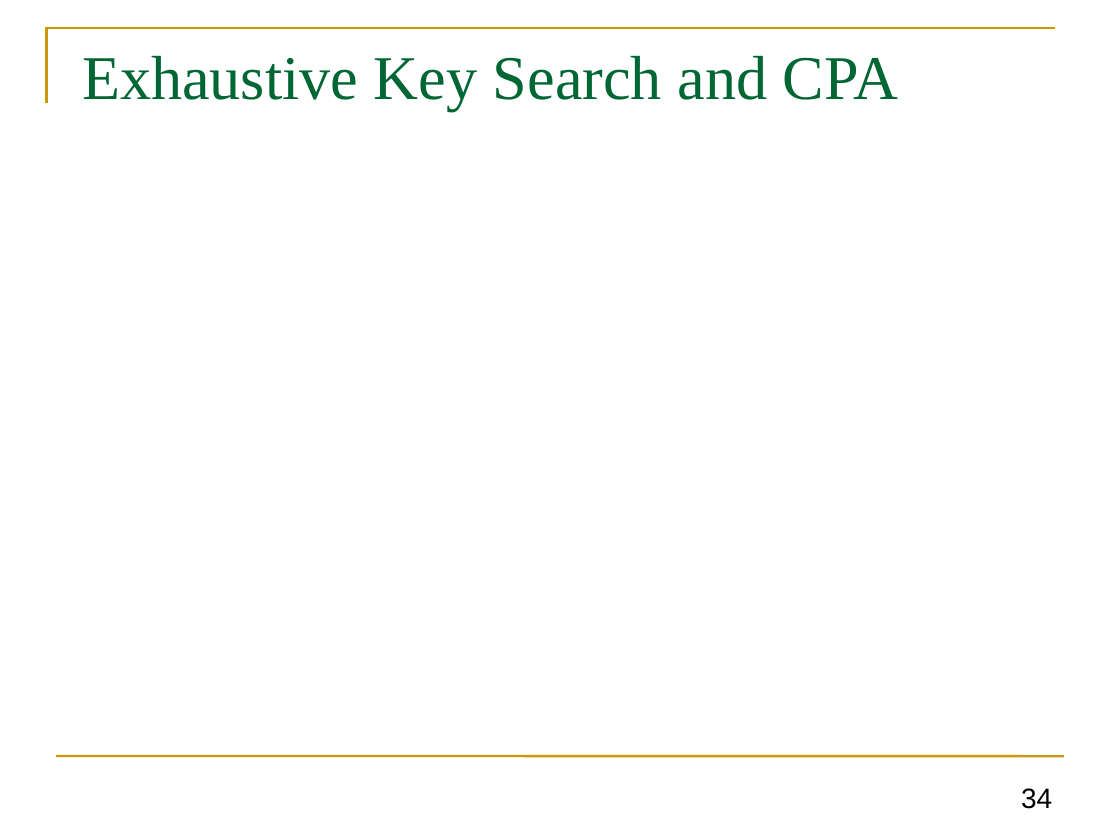
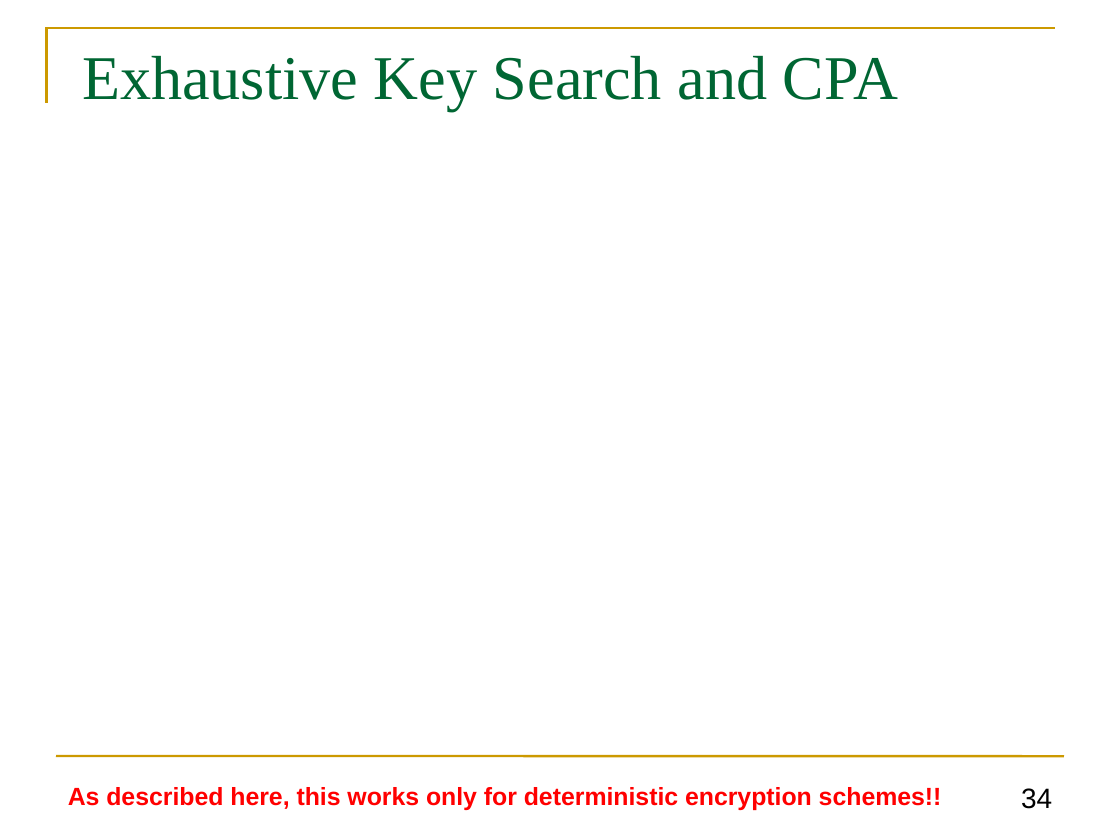
Before and after one commit to GhadaAlmashaqbeh/GhadaAlmashaqbeh.github.io, a slide deck: slide 34 of courses/cse3400-f2025/lecture2.pptx. Drawn at 1120x840 pixels with LibreOffice and Linux fonts; fonts in the diff are those of the drawing; grey boxes stand for pictures. Boxes give left, top, right and bottom in pixels: in the first picture for what was removed or moved away, otherwise in the second. Text is boxed around its words. In the diff, an @@ line names an element or a change of style, - is before the commit and + after.

```diff
--- a/courses/cse3400-f2025/lecture2.pptx
+++ b/courses/cse3400-f2025/lecture2.pptx
@@ text added at (x1=68, y1=787, x2=942, y2=810), 16 pt, text #FF0000, bold @@
+As described here, this works only for deterministic encryption schemes!!
```
Also in this commit, not shown: 3 other slides changed, 2 other files.
